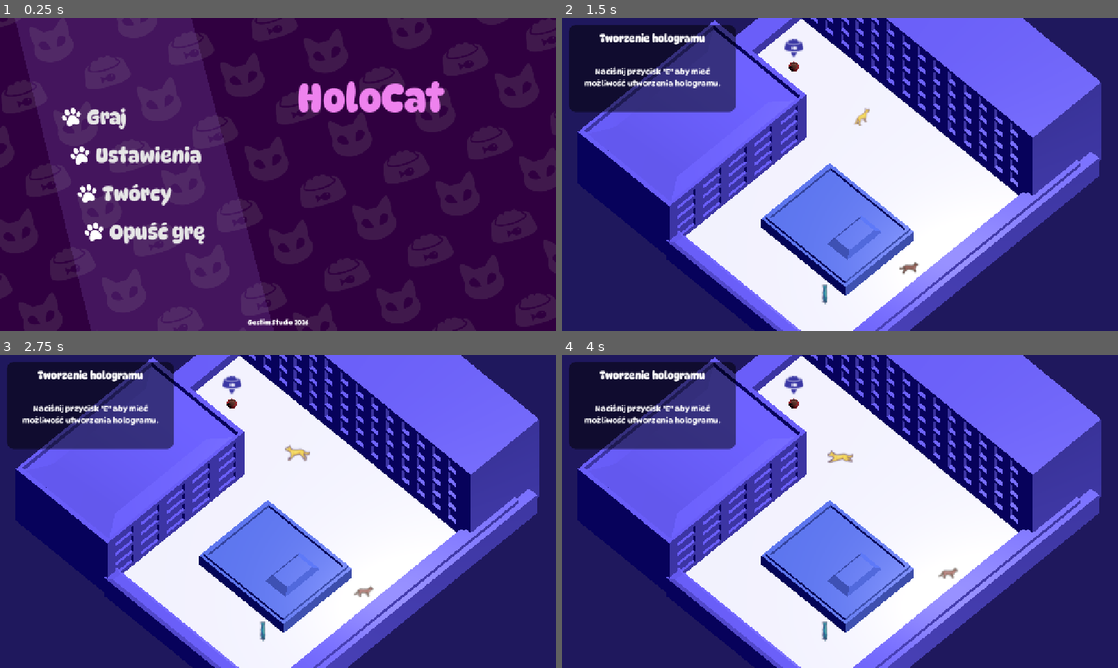
Above: before the commit, frames 1-4 (two rows, left to right).
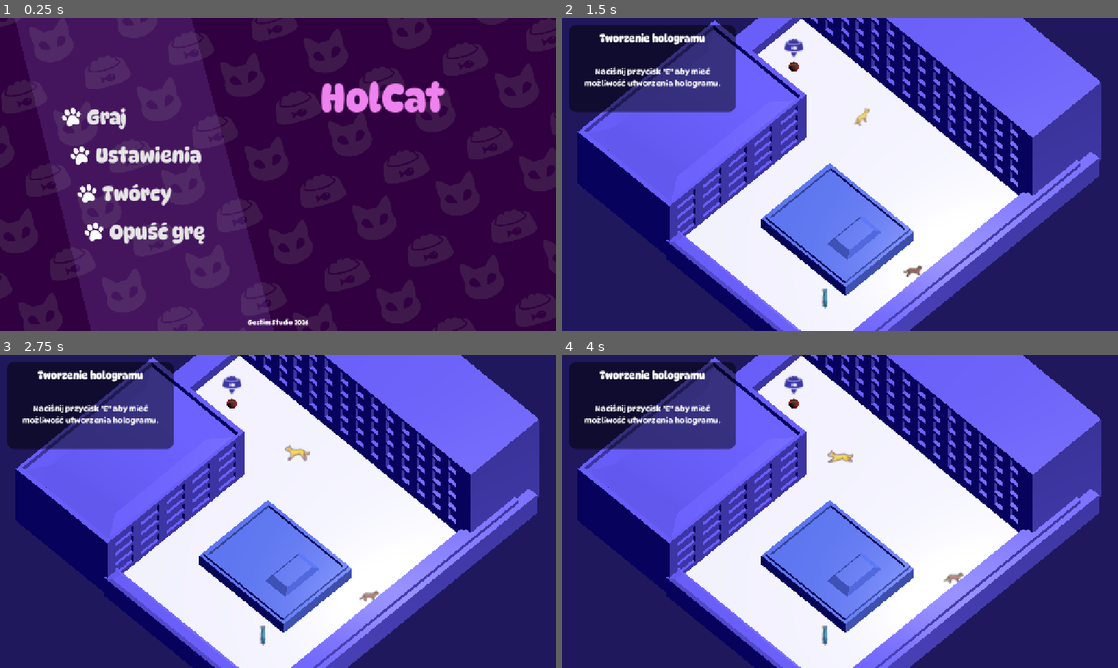
Above: after the commit, the same moments.

Repository: WeronikaKowalkowska/dnsgamejam
Game: Godot game, scene res://scenes/menu.tscn
Same seed, same stepped clock (60 frames per second), same inputs: the game is played once before the commit and once after it.
Inputs (mouse positions are in pixels of both pictures, inside the frame that each line leads up to):
- Up to frame 1 (0.25 s): no input
- Up to frame 2 (1.5 s): click "Graj" at 0.5 s; tap Enter (ui_accept) at 1.25 s; move the mouse to (962, 158) at 1.27 s; hold D (move_right) from 1.28 s (still down); tap Space at 1.35 s; click (962, 158) at 1.42 s
- Up to frame 3 (2.75 s): tap Enter (ui_accept) at 1.52 s; release D (move_right) at 2 s; drag from (166, 527) to (250, 574) at 2.02 s
- Up to frame 4 (4 s): move the mouse to (895, 442) at 2.77 s; hold D (move_right) 2.78-3.5 s; tap Alt at 2.85 s; drag from (812, 574) to (673, 464) at 3.52 s

The runs differ from the first frame. In frame 1, 0.9% of the frame differs, in the area x 53-73%, y 20-31%; in frame 2, 0.2%; in frame 3, 0.2%; in frame 4, 0.2%.

Commit message:
Collision and bowl fixes

Diff:
--- a/assets/models/micha.gd
+++ b/assets/models/micha.gd
@@ -1,12 +1,20 @@
 extends Node3D
 
 @onready var marker: Sprite3D = $Marker
+@onready var micha_area: Area3D = $MichaArea
 
 # Called when the node enters the scene tree for the first time.
 func _ready() -> void:
-	pass # Replace with function body.
+	micha_area.body_entered.connect(_on_body_entered)
 
 
 # Called every frame. 'delta' is the elapsed time since the previous frame.
 func _process(delta: float) -> void:
 	marker.position.y = 0.5 + sin(Time.get_ticks_msec() / 1000.0 * 5) / 15
+
+func _on_body_entered(body: Node3D) -> void:
+	if body is CharacterBody3D:
+		if Scenes.current_scene == "main":
+			get_tree().change_scene_to_file("res://scenes/tutorialScena.tscn")
+		elif Scenes.current_scene == "tutorial":
+			get_tree().change_scene_to_file(Scenes.MENU_FILE)
--- a/scenes/main.gd
+++ b/scenes/main.gd
@@ -1,6 +1,5 @@
 extends Node3D
 
-@onready var micha_area: Area3D = $Micha/MichaArea
 const CATTY = preload('uid://c12njkgc8i5vr')
 
 # Called when the node enters the scene tree for the first time.
@@ -8,13 +7,6 @@
 	Scenes.current_scene = "main"
 
 	play_gameplay_music()
-
-	micha_area.body_entered.connect(_on_body_entered)
-
-func _on_body_entered(body: Node3D) -> void:
-	if body is CharacterBody3D:
-		#get_tree().call_deferred("change_scene_to_file", Scenes.MENU_FILE)
-		get_tree().change_scene_to_file("res://scenes/tutorialScena.tscn")
 
 
 func play_gameplay_music() -> void:
--- a/scenes/main.tscn
+++ b/scenes/main.tscn
@@ -122,7 +122,6 @@
 [sub_resource type="WorldBoundaryShape3D" id="WorldBoundaryShape3D_15n48"]
 
 [sub_resource type="SphereShape3D" id="SphereShape3D_15n48"]
-radius = 1.0
 
 [sub_resource type="SpriteFrames" id="SpriteFrames_15n48"]
 animations = [{
--- a/scenes/menu.tscn
+++ b/scenes/menu.tscn
@@ -96,7 +96,7 @@
 layout_mode = 2
 theme_override_font_sizes/normal_font_size = 92
 bbcode_enabled = true
-text = "[color=violet]HoloCat[/color]"
+text = "[color=violet]HolCat[/color]"
 fit_content = true
 horizontal_alignment = 2
 
--- a/scenes/tutorialScena.tscn
+++ b/scenes/tutorialScena.tscn
@@ -1,5 +1,6 @@
 [gd_scene format=3 uid="uid://gdim62rciu3p"]
 
+[ext_resource type="Script" uid="uid://cgeyqshfv0j31" path="res://scenes/tutorial_scena.gd" id="1_gxhor"]
 [ext_resource type="Script" uid="uid://cirijdoiwfyqb" path="res://scripts/KotLiveScript.gd" id="2_lreeg"]
 [ext_resource type="Texture2D" uid="uid://b28vx6ukr6s5i" path="res://assets/sprites/normal_cat/idle/normal_cat_idle_n.png" id="4_tgp1v"]
 [ext_resource type="Texture2D" uid="uid://d3sys1wv213ro" path="res://assets/sprites/normal_cat/idle/normal_cat_idle_ne.png" id="5_gtmbk"]
@@ -59,8 +60,6 @@
 [ext_resource type="Texture2D" uid="uid://ci67c7ohiw8h6" path="res://assets/sprites/normal_cat/dash/normal_cat_dash_e2.png" id="52_xhv06"]
 [ext_resource type="Texture2D" uid="uid://dg7a4po0cld3m" path="res://assets/sprites/normal_cat/dash/normal_cat_dash_e3.png" id="53_2rbow"]
 [ext_resource type="PackedScene" uid="uid://b8yi2lscw6do4" path="res://scenes/quit_prompt.tscn" id="53_6do30"]
-[ext_resource type="FontFile" uid="uid://cw0ojfsoce7m3" path="res://assets/fonts/DynaPuff-Medium.ttf" id="53_o1yh7"]
-[ext_resource type="Script" uid="uid://tnu2bxmplgci" path="res://scenes/tutorial.gd" id="54_e6hiv"]
 [ext_resource type="Texture2D" uid="uid://bsx60h7qy4a0j" path="res://assets/sprites/normal_cat/dash/normal_cat_dash_e4.png" id="54_gxhor"]
 [ext_resource type="Texture2D" uid="uid://ba8foa8stq7a5" path="res://assets/sprites/normal_cat/dash/normal_cat_dash_n1.png" id="55_alm0x"]
 [ext_resource type="Texture2D" uid="uid://u5hmxjxg6apm" path="res://assets/sprites/normal_cat/dash/normal_cat_dash_n2.png" id="56_vci78"]
@@ -93,16 +92,11 @@
 [ext_resource type="Texture2D" uid="uid://cvmwnc3sortal" path="res://assets/sprites/normal_cat/idle/normal_cat_idle_e.png" id="83_7qukw"]
 [ext_resource type="Texture2D" uid="uid://hlum8j4hmvq2" path="res://assets/sprites/normal_cat/idle/normal_cat_idle_w.png" id="90_xf0gy"]
 [ext_resource type="PackedScene" uid="uid://deqe8ykh2k5ii" path="res://assets/models/MichaZZarciem.fbx" id="91_8cgj6"]
+[ext_resource type="Script" uid="uid://ceejfakoqggwv" path="res://assets/models/micha.gd" id="94_alm0x"]
+[ext_resource type="Texture2D" uid="uid://bbioc760a7dum" path="res://assets/food_marker_purple.svg" id="95_vci78"]
 
 [sub_resource type="BoxShape3D" id="BoxShape3D_wddr1"]
 size = Vector3(0.68011475, 1, 0.8000488)
-
-[sub_resource type="StyleBoxFlat" id="StyleBoxFlat_s7j2a"]
-bg_color = Color(0, 0, 0, 0.49803922)
-corner_radius_top_left = 16
-corner_radius_top_right = 16
-corner_radius_bottom_right = 16
-corner_radius_bottom_left = 16
 
 [sub_resource type="StyleBoxFlat" id="StyleBoxFlat_alm0x"]
 bg_color = Color(0, 0, 0, 0.49803922)
@@ -112,7 +106,6 @@
 corner_radius_bottom_left = 16
 
 [sub_resource type="SphereShape3D" id="SphereShape3D_q5kk5"]
-radius = 1.0
 
 [sub_resource type="SpriteFrames" id="SpriteFrames_of2g4"]
 animations = [{
@@ -318,7 +311,6 @@
 }]
 
 [sub_resource type="SphereShape3D" id="SphereShape3D_8cgj6"]
-radius = 1.0
 
 [sub_resource type="SpriteFrames" id="SpriteFrames_xhv06"]
 animations = [{
@@ -527,10 +519,6 @@
 vertices = PackedVector3Array(4.2309556, 0.3200736, -4.1332703, 2.9809556, 0.3200736, -4.3832703, 2.4809556, 0.3200736, …(1971 unchanged characters)…
 polygons = [PackedInt32Array(1, 0, 2), PackedInt32Array(2, 0, 3), PackedInt32Array(3, 0, 4), PackedInt32Array(7, 6, 5), …(1839 unchanged characters)…
 agent_radius = 0.75
-
-[sub_resource type="CylinderShape3D" id="CylinderShape3D_xhv06"]
-height = 0.6773071
-radius = 0.38964844
 
 [sub_resource type="Curve3D" id="Curve3D_8cgj6"]
 _data = {
@@ -539,7 +527,12 @@
 }
 point_count = 13
 
+[sub_resource type="CylinderShape3D" id="CylinderShape3D_krvuk"]
+height = 0.24719238
+radius = 0.25
+
 [node name="Tutorial" type="Node3D" unique_id=1731204749]
+script = ExtResource("1_gxhor")
 
 [node name="Camera3D" type="Camera3D" parent="." unique_id=1941674531]
 transform = Transform3D(0.7071068, -0.5770964, 0.40860707, 0, 0.5778576, 0.8161376, -0.7071068, -0.5770964, 0.40860707, 3.5522394, 7.4877424, 3.5267682)
@@ -587,55 +580,6 @@
 
 [node name="Label3" type="Label" parent="GUI/Debug/VBoxContainer" unique_id=2143691713]
 layout_mode = 2
-
-[node name="Tutorial" type="Control" parent="GUI" unique_id=1239382553]
-visible = false
-layout_mode = 3
-anchors_preset = 15
-anchor_right = 1.0
-anchor_bottom = 1.0
-grow_horizontal = 2
-grow_vertical = 2
-script = ExtResource("54_e6hiv")
-
-[node name="MarginContainer" type="MarginContainer" parent="GUI/Tutorial" unique_id=1063327080]
-layout_mode = 0
-offset_right = 40.0
-offset_bottom = 40.0
-theme_override_constants/margin_left = 16
-theme_override_constants/margin_top = 16
-
-[node name="PanelContainer" type="PanelContainer" parent="GUI/Tutorial/MarginContainer" unique_id=1121548876]
-custom_minimum_size = Vector2(384, 200)
-layout_mode = 2
-theme_override_styles/panel = SubResource("StyleBoxFlat_s7j2a")
-
-[node name="MarginContainer" type="MarginContainer" parent="GUI/Tutorial/MarginContainer/PanelContainer" unique_id=2062490889]
-layout_mode = 2
-theme_override_constants/margin_left = 16
-theme_override_constants/margin_top = 16
-theme_override_constants/margin_right = 16
-theme_override_constants/margin_bottom = 16
-
-[node name="VBoxContainer" type="VBoxContainer" parent="GUI/Tutorial/MarginContainer/PanelContainer/MarginContainer" unique_id=1563620726]
-layout_mode = 2
-theme_override_constants/separation = 16
-
-[node name="StepTitle" type="Label" parent="GUI/Tutorial/MarginContainer/PanelContainer/MarginContainer/VBoxContainer" unique_id=819788769]
-layout_mode = 2
-theme_override_font_sizes/font_size = 24
-text = "step_title"
-horizontal_alignment = 1
-
-[node name="StepDescription" type="RichTextLabel" parent="GUI/Tutorial/MarginContainer/PanelContainer/MarginContainer/VBoxContainer" unique_id=12033617]
-layout_mode = 2
-size_flags_vertical = 3
-theme_override_constants/line_separation = 4
-theme_override_fonts/normal_font = ExtResource("53_o1yh7")
-theme_override_font_sizes/normal_font_size = 18
-text = "step_description"
-horizontal_alignment = 1
-vertical_alignment = 1
 
 [node name="GameOver" type="Control" parent="GUI" unique_id=1941260101]
 process_mode = 3
@@ -730,18 +674,24 @@
 vertices = PackedVector3Array(-11.884724, 0, -12.328873, -12.62565, 0, 11.747886, 12.883987, 0, 11.626556, 12.812683, 0, -12.255276)
 affect_navigation_mesh = true
 
-[node name="Micha" parent="." unique_id=111147647 instance=ExtResource("91_8cgj6")]
-transform = Transform3D(3, 0, 0, 0, 3, 0, 0, 0, 3, -1.9963157, 0, 8.954105)
-
-[node name="MichaArea" type="Area3D" parent="Micha" unique_id=332590575]
+[node name="Path3D" type="Path3D" parent="." unique_id=1659979741]
+transform = Transform3D(1, 0, 0, 0, 1, 0, 0, 0, 1, -2.231, 0, -6.409158)
+curve = SubResource("Curve3D_8cgj6")
+
+[node name="Micha" parent="." unique_id=535132500 instance=ExtResource("91_8cgj6")]
+transform = Transform3D(3, 0, 0, 0, 3, 0, 0, 0, 3, -1.7611282, 2.515316e-07, 8.702157)
+script = ExtResource("94_alm0x")
+
+[node name="MichaArea" type="Area3D" parent="Micha" unique_id=200450518]
 collision_layer = 512
 collision_mask = 2048
 monitorable = false
 
-[node name="CollisionShape3D" type="CollisionShape3D" parent="Micha/MichaArea" unique_id=1135939090]
-transform = Transform3D(1, 0, 0, 0, 1, 0, 0, 0, 1, 0, 0.33816528, 0)
-shape = SubResource("CylinderShape3D_xhv06")
-
-[node name="Path3D" type="Path3D" parent="." unique_id=1659979741]
-transform = Transform3D(1, 0, 0, 0, 1, 0, 0, 0, 1, -2.231, 0, -6.409158)
-curve = SubResource("Curve3D_8cgj6")
+[node name="CollisionShape3D" type="CollisionShape3D" parent="Micha/MichaArea" unique_id=1780211175]
+transform = Transform3D(1, 0, 0, 0, 1, 0, 0, 0, 1, 0, 0.123107895, 0)
+shape = SubResource("CylinderShape3D_krvuk")
+
+[node name="Marker" type="Sprite3D" parent="Micha" unique_id=1067125023]
+transform = Transform3D(1, 0, 0, 0, 1, 0, 0, 0, 1, 0, 0.43007922, 0)
+billboard = 1
+texture = ExtResource("95_vci78")
--- a/scenes/tutorial_scena.gd
+++ b/scenes/tutorial_scena.gd
@@ -1,20 +1,12 @@
 extends Node3D
 
-@onready var micha_area: Area3D = $Micha/MichaArea
 const CATTY = preload('uid://c12njkgc8i5vr')
 
 # Called when the node enters the scene tree for the first time.
 func _ready() -> void:
-	Scenes.current_scene = "main"
+	Scenes.current_scene = "tutorial"
 
 	play_gameplay_music()
-
-	micha_area.body_entered.connect(_on_body_entered)
-
-func _on_body_entered(body: Node3D) -> void:
-	if body is CharacterBody3D:
-		#get_tree().call_deferred("change_scene_to_file", Scenes.MENU_FILE)
-		get_tree().change_scene_to_file("res://scenes/menu.tscn")
 
 
 func play_gameplay_music() -> void:
